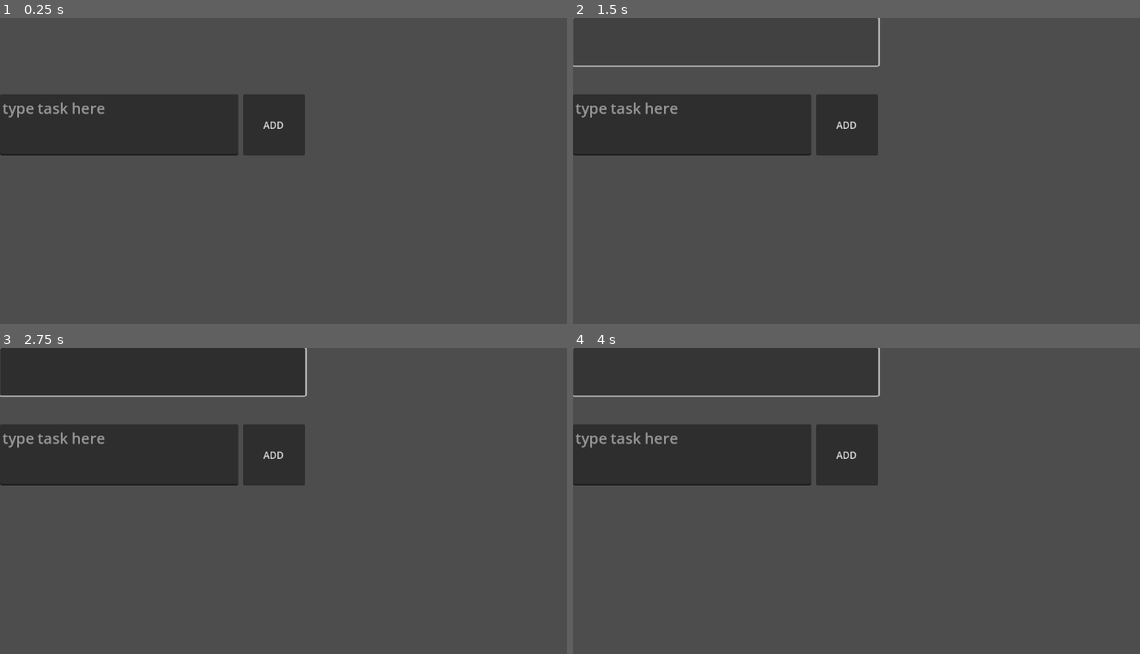
Above: before the commit, frames 1-4 (two rows, left to right).
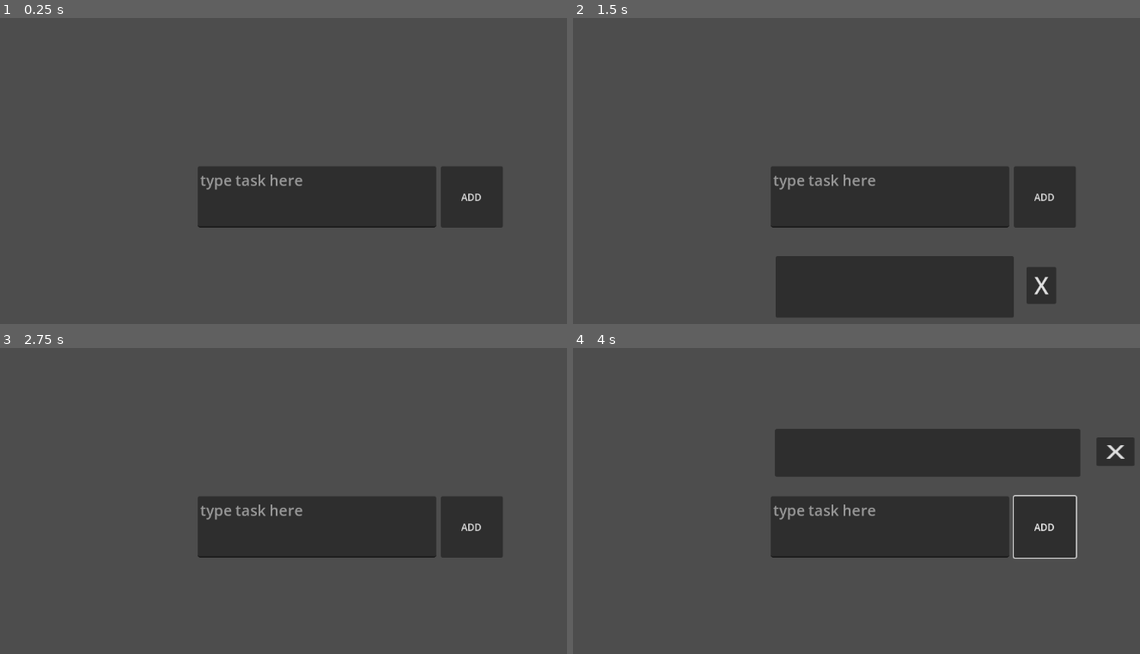
Above: after the commit, the same moments.

Repository: Mistake106/TaskList
Game: Godot game, scene res://main.tscn
Same seed, same stepped clock (60 frames per second), same inputs: the game is played once before the commit and once after it.
Inputs (mouse positions are in pixels of both pictures, inside the frame that each line leads up to; where the layout moved, square brackets give the same spot in the first picture):
- Up to frame 1 (0.25 s): no input
- Up to frame 2 (1.5 s): click "ADD" at 0.5 s; click (930, 122) [726, 42] at 1.25 s
- Up to frame 3 (2.75 s): click (470, 614) at 2 s, where only the run after the commit has a clickable "X"
- Up to frame 4 (4 s): click "ADD" at 2.75 s; click (726, 372) at 3.52 s

The runs differ from the first frame. In frame 1, 21% of the frame differs, in the area x 0-89%, y 25-69%; in frame 2, 30%, in the area x 0-89%, y 0-98%; in frame 3, 30%; in frame 4, 25%.

Commit message:
tasks can move to "complete" field
when a pending task is complete, it is sorted to the "complete tasks" node

Diff:
--- a/main.gd
+++ b/main.gd
@@ -12,3 +12,9 @@
 	var task = taskPath.instantiate()
 	$PendingTaskList.add_child(task)
 	task.text = description
+	$TextEdit.text = ""
+
+func finishTask(c_task):
+	c_task.reparent($CompleteTaskList)
+	c_task.global_position = $CompleteTaskList.global_position
+	#$CompleteTaskList.add_child(c_task)
--- a/main.tscn
+++ b/main.tscn
@@ -1,21 +1,23 @@
-[gd_scene load_steps=2 format=3 uid="uid://658a8m0tv7co"]
+[gd_scene load_steps=3 format=3 uid="uid://658a8m0tv7co"]
 
-[ext_resource type="Script" path="res://main.gd" id="1_hdtwm"]
+[ext_resource type="Script" uid="uid://6hha3rp0y06x" path="res://main.gd" id="1_hdtwm"]
+[ext_resource type="Script" uid="uid://dj6od4pgnjnit" path="res://pending_task_list.gd" id="2_0xm2m"]
 
 [node name="main" type="Node"]
 script = ExtResource("1_hdtwm")
 
 [node name="AddTaskButton" type="Button" parent="."]
-offset_left = 408.0
-offset_top = 128.0
-offset_right = 512.0
-offset_bottom = 231.0
+offset_left = 740.0
+offset_top = 249.0
+offset_right = 844.0
+offset_bottom = 352.0
 text = "ADD"
 
 [node name="TextEdit" type="TextEdit" parent="."]
-offset_top = 128.0
-offset_right = 400.0
-offset_bottom = 231.0
+offset_left = 332.0
+offset_top = 249.0
+offset_right = 732.0
+offset_bottom = 352.0
 theme_override_font_sizes/font_size = 25
 placeholder_text = "type task here"
 wrap_mode = 1
@@ -23,15 +25,19 @@
 [node name="PendingTaskList" type="Control" parent="."]
 layout_mode = 3
 anchors_preset = 0
-offset_right = 40.0
-offset_bottom = 40.0
+offset_left = 339.0
+offset_top = 136.0
+offset_right = 379.0
+offset_bottom = 176.0
 scale = Vector2(1.28129, 0.778021)
+script = ExtResource("2_0xm2m")
 
 [node name="CompleteTaskList" type="Control" parent="."]
 layout_mode = 3
 anchors_preset = 0
-offset_top = 256.0
-offset_right = 40.0
-offset_bottom = 296.0
+offset_left = 340.0
+offset_top = 400.0
+offset_right = 380.0
+offset_bottom = 440.0
 
 [connection signal="pressed" from="AddTaskButton" to="." method="_on_add_task_button_pressed"]
--- /dev/null
+++ b/pending_task_list.gd
@@ -0,0 +1,11 @@
+extends Control
+
+func _process(delta: float) -> void:
+	sortTasks()
+
+func sortTasks():
+	for task in get_children():
+		if task.isComplete == true:
+			get_parent().finishTask(task)
+		else:
+			pass
--- a/project.godot
+++ b/project.godot
@@ -12,7 +12,7 @@
 
 config/name="Task List"
 run/main_scene="res://main.tscn"
-config/features=PackedStringArray("4.2", "GL Compatibility")
+config/features=PackedStringArray("4.4", "GL Compatibility")
 config/icon="res://icon.svg"
 
 [display]
--- /dev/null
+++ b/task.gd
@@ -0,0 +1,10 @@
+extends Button
+
+var isComplete: bool = false
+
+func _on_button_pressed() -> void:
+	queue_free()
+
+
+func _on_pressed() -> void:
+	isComplete = true
--- a/task.tscn
+++ b/task.tscn
@@ -1,5 +1,20 @@
-[gd_scene format=3 uid="uid://bpvkygifd0832"]
+[gd_scene load_steps=2 format=3 uid="uid://bpvkygifd0832"]
+
+[ext_resource type="Script" uid="uid://bqtdju46argjj" path="res://task.gd" id="1_3qm7i"]
 
 [node name="Task" type="Button"]
 offset_right = 400.0
 offset_bottom = 103.0
+script = ExtResource("1_3qm7i")
+
+[node name="Button" type="Button" parent="."]
+layout_mode = 0
+offset_left = 421.0
+offset_top = 18.0
+offset_right = 471.0
+offset_bottom = 80.0
+theme_override_font_sizes/font_size = 39
+text = "X"
+
+[connection signal="pressed" from="." to="." method="_on_pressed"]
+[connection signal="pressed" from="Button" to="." method="_on_button_pressed"]
Binary file added: 20250630_065016.jpg
Not shown, added: 20250630_065016.jpg.import
Not shown, added: main.gd.uid
Not shown, added: pending_task_list.gd.uid
Not shown, added: task.gd.uid
